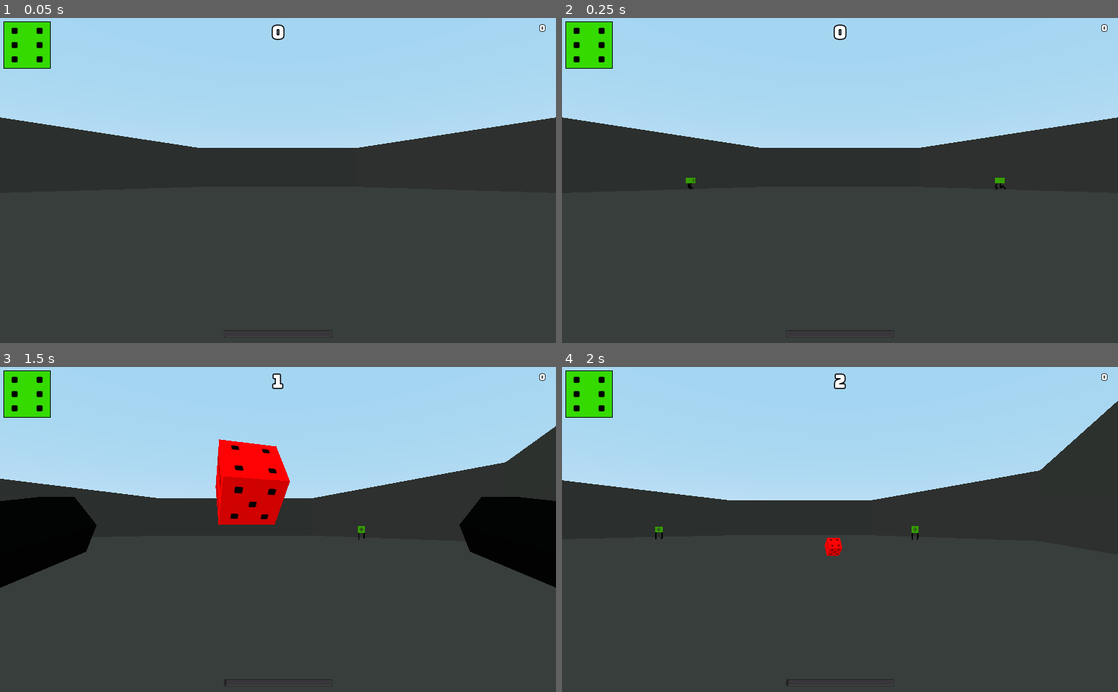
Above: before the commit, frames 1-4 (two rows, left to right).
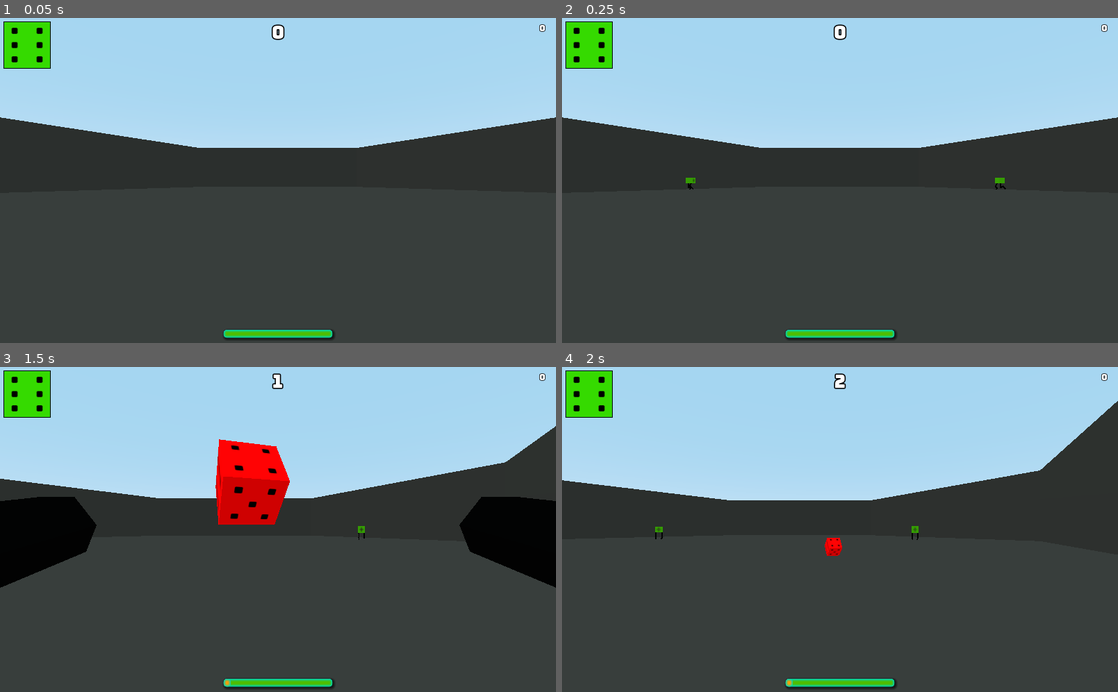
Above: after the commit, the same moments.

Repository: the-alex-g/PolyhedralArena
Game: Godot game, scene res://Main/Main.tscn
Same seed, same stepped clock (60 frames per second), same inputs: the game is played once before the commit and once after it.
Inputs:
- Up to frame 1 (0.05 s): no input
- Up to frame 2 (0.25 s): no input
- Up to frame 3 (1.5 s): tap Enter at 0.5 s; hold D (right) 0.53-1.28 s; hold Space (throw) 0.53-1.28 s; hold S (backward) from 1.28 s (still down); tap Space (throw) at 1.35 s
- Up to frame 4 (2 s): keep holding S (backward)

The runs differ from the first frame. In frame 1, 0.6% of the frame differs, in the area x 40-61%, y 95-99%; in frame 2, 0.6%; in frame 3, 0.6%; in frame 4, 0.6%.

Commit message:
Add die roll sound effect

Diff:
--- a/project/Dice/Bomb.gd
+++ b/project/Dice/Bomb.gd
@@ -1,4 +1,8 @@
 extends RigidBody
+
+func _ready()->void:
+	$AudioStreamPlayer3D.unit_db += randf() - 0.5
+	$AudioStreamPlayer3D.pitch_scale += randf() - 0.5
 
 
 func _on_Timer_timeout()->void:
--- a/project/Dice/Bomb.tscn
+++ b/project/Dice/Bomb.tscn
@@ -1,7 +1,8 @@
-[gd_scene load_steps=7 format=2]
+[gd_scene load_steps=8 format=2]
 
 [ext_resource path="res://Dice/Bomb.gd" type="Script" id=1]
 [ext_resource path="res://Dice/SixSidedDie.tscn" type="PackedScene" id=2]
+[ext_resource path="res://SFX/Dice.wav" type="AudioStream" id=3]
 
 [sub_resource type="PhysicsMaterial" id=3]
 bounce = 0.6
@@ -41,4 +42,8 @@
 transform = Transform( 0.7, 0, 0, 0, 0.7, 0, 0, 0, 0.7, 0, 0, 0 )
 material_override = SubResource( 4 )
 
+[node name="AudioStreamPlayer3D" type="AudioStreamPlayer3D" parent="."]
+stream = ExtResource( 3 )
+autoplay = true
+
 [connection signal="timeout" from="Timer" to="." method="_on_Timer_timeout"]
--- a/project/Dice/DeadDie.tscn
+++ b/project/Dice/DeadDie.tscn
@@ -1,7 +1,8 @@
-[gd_scene load_steps=6 format=2]
+[gd_scene load_steps=7 format=2]
 
 [ext_resource path="res://Dice/DeadDie.gd" type="Script" id=1]
 [ext_resource path="res://Dice/SixSidedDie.tscn" type="PackedScene" id=2]
+[ext_resource path="res://SFX/Dice.wav" type="AudioStream" id=3]
 
 [sub_resource type="PhysicsMaterial" id=3]
 bounce = 1.0
@@ -27,4 +28,8 @@
 [node name="Die" parent="." instance=ExtResource( 2 )]
 material_override = SubResource( 4 )
 
+[node name="AudioStreamPlayer3D" type="AudioStreamPlayer3D" parent="."]
+stream = ExtResource( 3 )
+autoplay = true
+
 [connection signal="timeout" from="Timer" to="." method="_on_Timer_timeout"]
--- a/project/Main/HUD.tscn
+++ b/project/Main/HUD.tscn
@@ -147,6 +147,7 @@
 margin_right = 100.0
 margin_bottom = -10.0
 grow_horizontal = 2
+theme = ExtResource( 3 )
 percent_visible = false
 
 [node name="Time" type="Label" parent="."]
@@ -253,34 +254,34 @@
 grow_horizontal = 2
 
 [node name="Time" type="Label" parent="GameOverDisplay/VBoxContainer"]
-margin_right = 90.0
-margin_bottom = 20.0
+margin_right = 116.0
+margin_bottom = 17.0
 
 [node name="Kills" type="Label" parent="GameOverDisplay/VBoxContainer"]
-margin_top = 24.0
-margin_right = 90.0
-margin_bottom = 44.0
+margin_top = 21.0
+margin_right = 116.0
+margin_bottom = 38.0
 
 [node name="BestTime" type="Label" parent="GameOverDisplay/VBoxContainer"]
-margin_top = 48.0
-margin_right = 90.0
-margin_bottom = 68.0
+margin_top = 42.0
+margin_right = 116.0
+margin_bottom = 59.0
 
 [node name="MostKills" type="Label" parent="GameOverDisplay/VBoxContainer"]
-margin_top = 72.0
-margin_right = 90.0
-margin_bottom = 92.0
+margin_top = 63.0
+margin_right = 116.0
+margin_bottom = 80.0
 
 [node name="PlayAgain" type="Button" parent="GameOverDisplay/VBoxContainer"]
-margin_top = 96.0
-margin_right = 90.0
-margin_bottom = 126.0
+margin_top = 84.0
+margin_right = 116.0
+margin_bottom = 111.0
 text = "Play Again"
 
 [node name="MainMenu" type="Button" parent="GameOverDisplay/VBoxContainer"]
-margin_top = 130.0
-margin_right = 90.0
-margin_bottom = 160.0
+margin_top = 115.0
+margin_right = 116.0
+margin_bottom = 142.0
 text = "Main Menu"
 
 [connection signal="pressed" from="GameOverDisplay/VBoxContainer/PlayAgain" to="." method="_on_PlayAgain_pressed"]
--- /dev/null
+++ b/project/Styles/fill.tres
@@ -0,0 +1,14 @@
+[gd_resource type="StyleBoxFlat" format=2]
+
+[resource]
+bg_color = Color( 1, 0.615686, 0, 1 )
+border_width_left = 5
+border_width_top = 5
+border_width_right = 5
+border_width_bottom = 5
+border_color = Color( 0, 0.839216, 0.686275, 1 )
+border_blend = true
+corner_radius_top_left = 5
+corner_radius_top_right = 5
+corner_radius_bottom_right = 5
+corner_radius_bottom_left = 5
--- a/project/Styles/theme.tres
+++ b/project/Styles/theme.tres
@@ -1,9 +1,10 @@
-[gd_resource type="Theme" load_steps=5 format=2]
+[gd_resource type="Theme" load_steps=6 format=2]
 
 [ext_resource path="res://Font/font.tres" type="DynamicFont" id=1]
 [ext_resource path="res://Styles/light.tres" type="StyleBox" id=2]
 [ext_resource path="res://Styles/normal.tres" type="StyleBox" id=3]
 [ext_resource path="res://Styles/dark.tres" type="StyleBox" id=4]
+[ext_resource path="res://Styles/fill.tres" type="StyleBox" id=5]
 
 [resource]
 default_font = ExtResource( 1 )
@@ -15,3 +16,5 @@
 Button/styles/normal = ExtResource( 3 )
 Button/styles/pressed = ExtResource( 4 )
 Panel/styles/panel = ExtResource( 3 )
+ProgressBar/styles/bg = ExtResource( 2 )
+ProgressBar/styles/fg = ExtResource( 5 )
Not shown, added: project/SFX/Dice.wav.import
Not shown, added: project/SFX/Dice.wav
Not shown, added: project/SFX/Explosion
